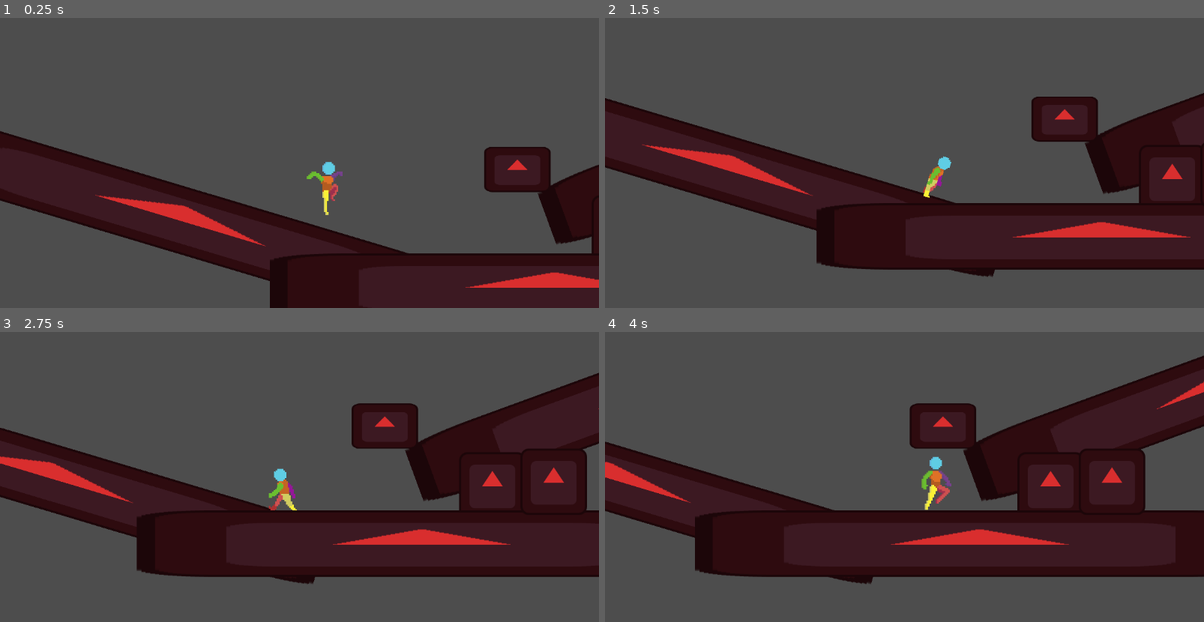
Above: before the commit, frames 1-4 (two rows, left to right).
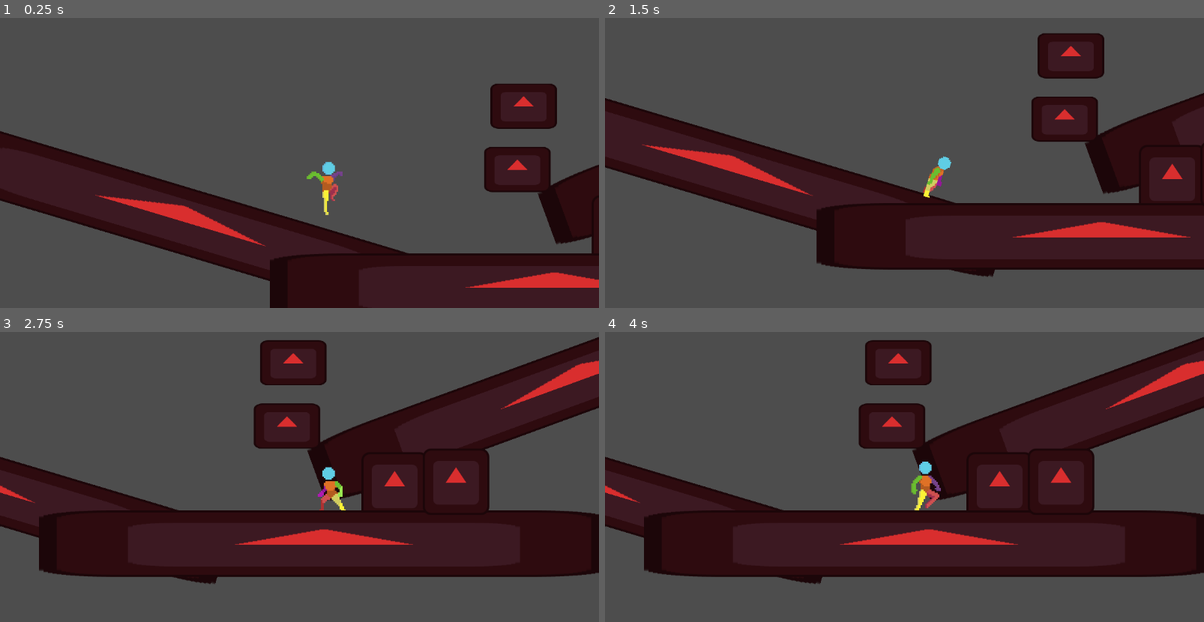
Above: after the commit, the same moments.

Repository: TatusFilipek/GodotTryEndError
Game: Godot game, scene res://scenes/main.tscn
Two runs of this game, one before a commit and one after it. Both use one fixed random seed, a clock stepped at 60 frames per second and the inputs below. The engine's default icon, where the game draws it, is replaced by a stand-in: a white triangle on a blue panel in a dark square.
Inputs (mouse positions are in pixels of both pictures, inside the frame that each line leads up to):
- Up to frame 1 (0.25 s): no input
- Up to frame 2 (1.5 s): move the mouse to (1036, 122) at 0.52 s; hold D (moveRight) from 0.53 s (still down); tap Q (dash) at 0.6 s; tap Space (jump) at 0.77 s; move the mouse to (784, 157) at 1.27 s; tap Ctrl (crouch) at 1.35 s
- Up to frame 3 (2.75 s): tap Space (jump) at 1.52 s; tap Q (dash) at 1.55, 2.1 s; move the mouse to (359, 378) at 2.02 s; release D (moveRight) at 2.03 s; hold A (moveLeft) from 2.03 s (still down)
- Up to frame 4 (4 s): move the mouse to (874, 520) at 2.77 s; release A (moveLeft) at 2.78 s; hold D (moveRight) from 2.78 s (still down); right-click (874, 520) at 2.85 s; tap Space (jump) at 3.02, 3.77 s; tap Q (dash) at 3.05, 3.8 s; move the mouse to (1084, 503) at 3.52 s; press the mouse at (1084, 503) at 3.53 s

The runs differ from the first frame. In frame 1, 1.7% of the frame differs, in the area x 81-93%, y 22-39%; in frame 2, 1.7%; in frame 3, 28%, in the area x 0-100%, y 1-87%; in frame 4, 19%.

Commit message:
dodawanie dashowania i rollowania cz.3, nwm czm ale te lapanie sie polek dziala jakby chcialo ale nie moglo

Diff:
--- a/scenes/main.tscn
+++ b/scenes/main.tscn
@@ -37,6 +37,10 @@
 position = Vector2(700, 300)
 scale = Vector2(1, 0.68000245)
 
+[node name="Obstacle5" parent="." unique_id=567600175 instance=ExtResource("2_0wfyh")]
+position = Vector2(712, 178.00002)
+scale = Vector2(1, 0.68000245)
+
 [node name="Camera2D" type="Camera2D" parent="." unique_id=1820339717 node_paths=PackedStringArray("followed")]
 position_smoothing_enabled = true
 position_smoothing_speed = 15.0
--- a/scripts/crouchIdle.gd
+++ b/scripts/crouchIdle.gd
@@ -20,3 +20,5 @@
 	if not Input.is_action_pressed("crouch"):
 		machine.change_state("Idle")
 		return
+
+	core.velocity.x = 0
--- a/scripts/dash.gd
+++ b/scripts/dash.gd
@@ -17,11 +17,14 @@
 
 	#fix direction calculation
 	dashDirection.x = core.MovementDirection()
+	if core.MovementDirection() == 0 and core.LookDirection() == 0:
+		dashDirection.x = core.facingDirection
 	dashDirection.y = core.LookDirection()
 
 	#turn off player sticking to ground and such
 
 	dashDirection = dashDirection.normalized()
+	print(dashDirection)
 
 	core.velocity = dashDirection * core.dashVelocity
 
@@ -40,10 +43,13 @@
 	if core.dashTimer <= 0:
 		machine.change_state("Idle")
 		return
-	else:
-		core.dashTimer -= _delta
+
+	core.dashTimer -= _delta
 
 	if Input.is_action_pressed("feint"):
 		machine.change_state("Roll")
 		return
+
+	if not core.is_on_floor() and not core.CheckFloorFront.is_colliding() and not core.CheckFloorBack.is_colliding():
+		core.velocity.y += core.CalcGravity() * _delta
 	pass
--- a/scripts/fallIdle.gd
+++ b/scripts/fallIdle.gd
@@ -3,8 +3,6 @@
 
 func enter() -> void:
 	super.enter()
-
-	#core.velocity.x = 0
 
 func exit() -> void:
 	super.exit()
@@ -15,3 +13,5 @@
 
 	if core.MovementDirection() != 0:
 		machine.change_state("FallMove")
+
+	core.velocity.x = 0
--- a/scripts/fallMove.gd
+++ b/scripts/fallMove.gd
@@ -9,8 +9,8 @@
 
 func physics_update(_delta: float) -> void:
 	super.physics_update(_delta)
+	if not isActive: return
 	core.velocity.x = core.MovementDirection() * core.MovementSpeed * core.sprintMovementMult * core.ALLMOVEMENTVARIABLE * _delta
-	if not isActive: return
 
 	if core.MovementDirection() == 0:
 		machine.change_state("FallIdle")
--- a/scripts/idle.gd
+++ b/scripts/idle.gd
@@ -5,7 +5,6 @@
 	super.enter()
 
 	playback.travel("Idle")
-	#core.velocity.x = 0
 
 func exit() -> void:
 	super.exit()
@@ -21,3 +20,5 @@
 	if Input.is_action_pressed("crouch"):
 		machine.change_state("CrouchIdle")
 		return
+
+	core.velocity.x = 0
--- a/scripts/ledgeGrab.gd
+++ b/scripts/ledgeGrab.gd
@@ -30,7 +30,6 @@
 		machine.change_state("FallIdle")
 		return
 
-	#if sign(core.MovementDirection()) == sign(core.CheckWall.target_position.x) and Input.is_action_pressed("moveUp"):
 	if Input.is_action_pressed("moveUp") and core.IsSpaceToClimb():
 		machine.change_state("LedgeClimb")
 		return
--- a/scripts/run.gd
+++ b/scripts/run.gd
@@ -11,8 +11,8 @@
 
 func physics_update(_delta: float) -> void:
 	super.physics_update(_delta)
+	if not isActive: return
 	core.velocity.x = core.MovementDirection() * core.MovementSpeed * core.sprintMovementMult * core.ALLMOVEMENTVARIABLE * _delta
-	if not isActive: return
 
 	if core.MovementDirection() == 0:
 		machine.change_state("Idle")
--- a/scripts/walk.gd
+++ b/scripts/walk.gd
@@ -11,8 +11,8 @@
 
 func physics_update(_delta: float) -> void:
 	super.physics_update(_delta)
+	if not isActive: return
 	core.velocity.x = core.MovementDirection() * core.MovementSpeed * core.ALLMOVEMENTVARIABLE * _delta
-	if not isActive: return
 
 	if Input.is_action_pressed("sprint"):
 		machine.change_state("Run")
